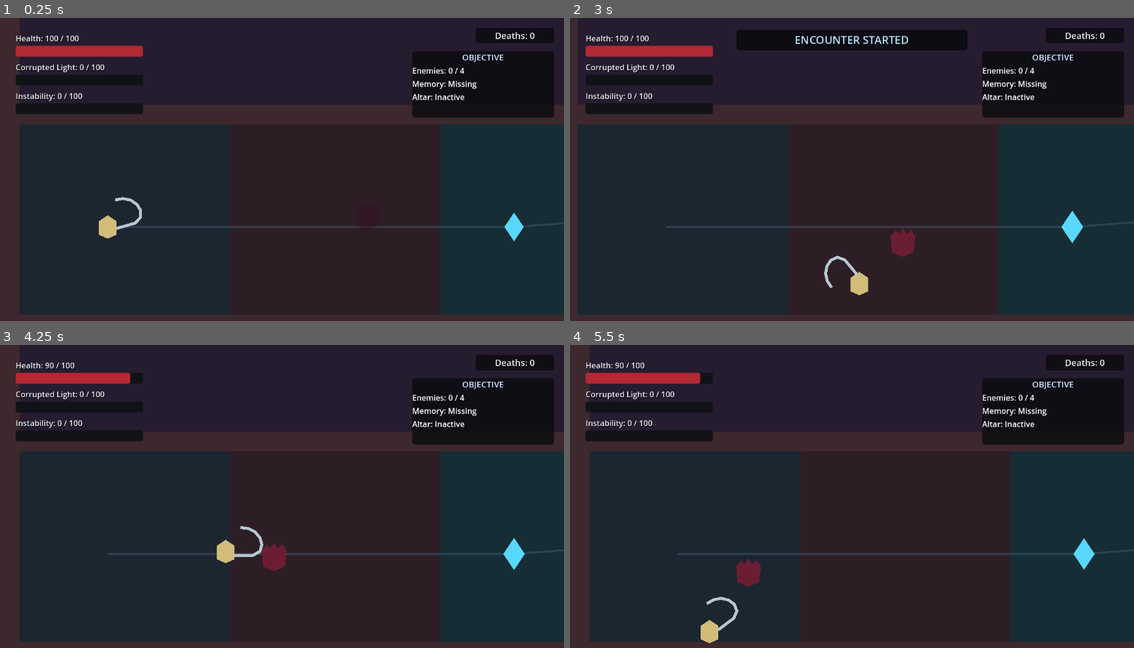
Above: before the commit, frames 1-4 (two rows, left to right).
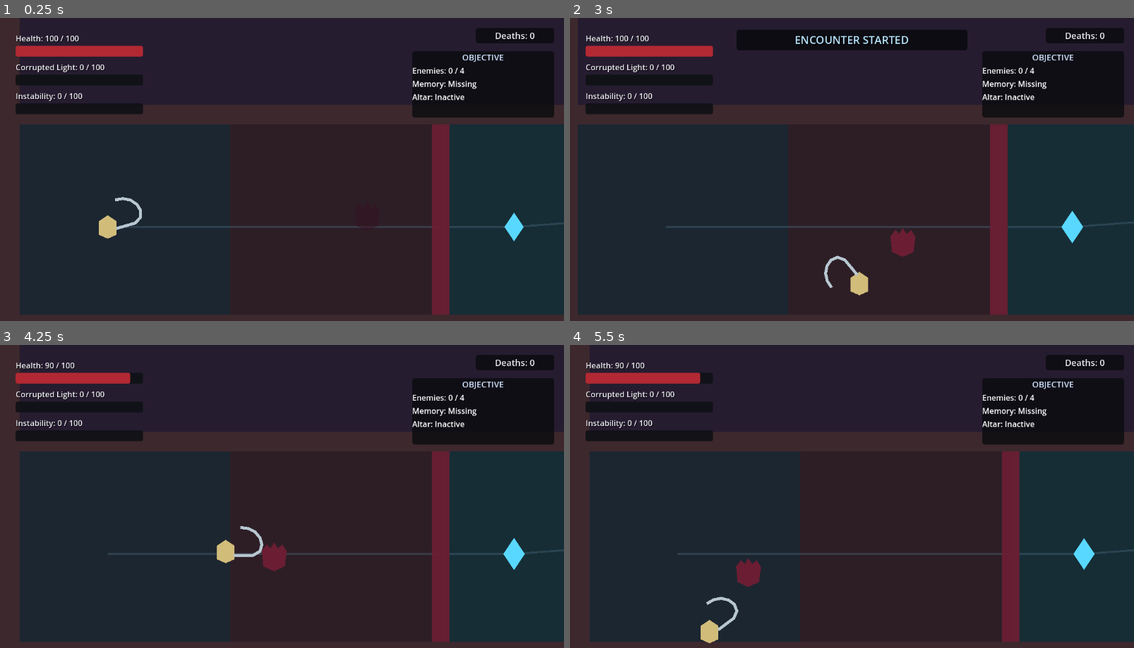
Above: after the commit, the same moments.

Repository: Fsemjr/ProjetoSolaris
Game: Godot game, scene res://scenes/levels/prototype_arena/prototype_arena.tscn
Same seed, same stepped clock (60 frames per second), same inputs: the game is played once before the commit and once after it.
Inputs (mouse positions are in pixels of both pictures, inside the frame that each line leads up to):
- Up to frame 1 (0.25 s): no input
- Up to frame 2 (3 s): tap Enter (restart_run) at 0.5 s; move the mouse to (976, 160) at 0.52 s; hold D (move_right) 0.53-1.28 s; tap E (interact) at 0.6, 1.55, 2.3, 2.85 s; move the mouse to (739, 190) at 1.27 s; hold S (move_down) 1.28-2.03 s; click (739, 190) at 1.35 s; move the mouse to (908, 105) at 2.02 s; hold D (move_right) 2.03-2.78 s; tap Space (dodge) at 2.1 s; move the mouse to (823, 239) at 2.77 s; hold W (move_up) from 2.78 s (still down)
- Up to frame 3 (4.25 s): move the mouse to (451, 551) at 3.52 s; release W (move_up) at 3.53 s; hold A (move_left) from 3.53 s (still down); tap E (interact) at 3.6 s
- Up to frame 4 (5.5 s): move the mouse to (682, 457) at 4.27 s; click (682, 457) at 4.35 s; tap E (interact) at 4.55, 5.3 s; move the mouse to (880, 502) at 5.02 s; release A (move_left) at 5.03 s; hold S (move_down) from 5.03 s (still down); tap Space (dodge) at 5.1 s

The runs differ from the first frame. In frame 1, 2.0% of the frame differs, in the area x 76-80%, y 35-98%; in frame 2, 2.0%; in frame 3, 2.0%; in frame 4, 2.0%.

Commit message:
feat: add progression gates to first level

Diff:
--- a/scenes/levels/prototype_arena/prototype_arena.tscn
+++ b/scenes/levels/prototype_arena/prototype_arena.tscn
@@ -8,6 +8,7 @@
 [ext_resource type="PackedScene" path="res://scenes/objects/memory_fragment/memory_fragment.tscn" id="6_memory"]
 [ext_resource type="PackedScene" path="res://scenes/objects/arena_exit/arena_exit.tscn" id="7_exit"]
 [ext_resource type="PackedScene" path="res://scenes/systems/encounter_zone/encounter_zone.tscn" id="8_encounter"]
+[ext_resource type="PackedScene" path="res://scenes/objects/progression_gate/progression_gate.tscn" id="9_gate"]
 
 [sub_resource type="RectangleShape2D" id="RectangleShape2D_horizontal"]
 size = Vector2(2400, 40)
@@ -195,6 +196,20 @@
 enemy_spawn_ids = Array[StringName]([&"enemy_spawn_04"])
 zone_size = Vector2(700, 60)
 
+[node name="ProgressionGates" type="Node2D" parent="."]
+
+[node name="Gate01" parent="ProgressionGates" instance=ExtResource("9_gate")]
+position = Vector2(900, 1165)
+gate_id = &"gate_01"
+required_encounter_id = &"encounter_01"
+gate_size = Vector2(36, 390)
+
+[node name="Gate02" parent="ProgressionGates" instance=ExtResource("9_gate")]
+position = Vector2(395, 450)
+gate_id = &"gate_02"
+required_encounter_id = &"encounter_02"
+gate_size = Vector2(710, 36)
+
 [node name="PlayerSpawn" type="Marker2D" parent="."]
 position = Vector2(220, 1180)
 
--- /dev/null
+++ b/scenes/objects/progression_gate/progression_gate.tscn
@@ -0,0 +1,36 @@
+[gd_scene load_steps=4 format=3]
+
+[ext_resource type="Script" path="res://scripts/objects/progression_gate.gd" id="1_gate"]
+
+[sub_resource type="RectangleShape2D" id="Rectangle_gate"]
+size = Vector2(40, 240)
+
+[sub_resource type="RectangleShape2D" id="Rectangle_interaction"]
+size = Vector2(136, 336)
+
+[node name="ProgressionGate" type="StaticBody2D" groups=["progression_gates"]]
+collision_layer = 1
+collision_mask = 0
+script = ExtResource("1_gate")
+
+[node name="LockedVisual" type="Polygon2D" parent="."]
+z_index = 2
+color = Color(0.42, 0.12, 0.2, 0.94)
+polygon = PackedVector2Array(-20, -120, 20, -120, 20, 120, -20, 120)
+
+[node name="OpenVisual" type="Polygon2D" parent="."]
+visible = false
+z_index = 1
+color = Color(0.18, 0.72, 0.9, 0.14)
+polygon = PackedVector2Array(-20, -120, 20, -120, 20, 120, -20, 120)
+
+[node name="CollisionShape2D" type="CollisionShape2D" parent="."]
+shape = SubResource("Rectangle_gate")
+
+[node name="InteractionArea" type="Area2D" parent="."]
+collision_layer = 0
+collision_mask = 2
+monitorable = false
+
+[node name="CollisionShape2D" type="CollisionShape2D" parent="InteractionArea"]
+shape = SubResource("Rectangle_interaction")
--- /dev/null
+++ b/scripts/objects/progression_gate.gd
@@ -0,0 +1,212 @@
+@tool
+class_name ProgressionGate
+extends StaticBody2D
+
+signal gate_opened(gate_id: StringName)
+signal gate_state_changed(gate_id: StringName, is_open: bool)
+signal interaction_available(gate: ProgressionGate)
+signal interaction_unavailable(gate: ProgressionGate)
+
+@export var gate_id: StringName = &""
+@export var required_encounter_id: StringName = &""
+@export var opening_duration: float = 0.3
+@export var gate_size: Vector2 = Vector2(40.0, 240.0):
+	set(value):
+		gate_size = Vector2(maxf(value.x, 1.0), maxf(value.y, 1.0))
+		_update_geometry()
+@export var interaction_margin: Vector2 = Vector2(96.0, 96.0):
+	set(value):
+		interaction_margin = Vector2(
+			maxf(value.x, 0.0),
+			maxf(value.y, 0.0)
+		)
+		_update_geometry()
+
+@onready var locked_visual: Polygon2D = $LockedVisual
+@onready var open_visual: Polygon2D = $OpenVisual
+@onready var body_collision: CollisionShape2D = $CollisionShape2D
+@onready var interaction_area: Area2D = $InteractionArea
+@onready var interaction_collision: CollisionShape2D = (
+	$InteractionArea/CollisionShape2D
+)
+
+var is_open: bool = false
+var nearby_player: CharacterBody2D = null
+var _opening_tween: Tween = null
+
+
+func _ready() -> void:
+	_update_geometry()
+	if Engine.is_editor_hint():
+		return
+	if GameState == null or not is_instance_valid(GameState):
+		push_error("ProgressionGate requires the GameState Autoload.")
+		_apply_closed_state()
+		return
+	if gate_id == &"" or required_encounter_id == &"":
+		push_error("ProgressionGate requires gate and encounter IDs.")
+		_apply_closed_state()
+		return
+
+	if not interaction_area.body_entered.is_connected(
+		_on_interaction_body_entered
+	):
+		interaction_area.body_entered.connect(
+			_on_interaction_body_entered
+		)
+	if not interaction_area.body_exited.is_connected(
+		_on_interaction_body_exited
+	):
+		interaction_area.body_exited.connect(
+			_on_interaction_body_exited
+		)
+
+	if GameState.is_encounter_completed(required_encounter_id):
+		_apply_open_state(false)
+	else:
+		_apply_closed_state()
+
+
+func open_gate() -> bool:
+	if is_open:
+		return false
+	_apply_open_state(true)
+	gate_opened.emit(gate_id)
+	gate_state_changed.emit(gate_id, true)
+	return true
+
+
+func has_nearby_player() -> bool:
+	return (
+		not is_open
+		and nearby_player != null
+		and is_instance_valid(nearby_player)
+	)
+
+
+func get_prompt_text() -> String:
+	return "The path is sealed"
+
+
+func _apply_closed_state() -> void:
+	_stop_opening_tween()
+	is_open = false
+	nearby_player = null
+	locked_visual.show()
+	locked_visual.modulate = Color.WHITE
+	locked_visual.scale = Vector2.ONE
+	open_visual.hide()
+	body_collision.disabled = false
+	interaction_area.monitoring = true
+	interaction_collision.disabled = false
+
+
+func _apply_open_state(animate: bool) -> void:
+	_stop_opening_tween()
+	is_open = true
+	if nearby_player != null and is_instance_valid(nearby_player):
+		interaction_unavailable.emit(self)
+	nearby_player = null
+	body_collision.set_deferred(&"disabled", true)
+	interaction_area.set_deferred(&"monitoring", false)
+	interaction_collision.set_deferred(&"disabled", true)
+	open_visual.show()
+
+	if not animate:
+		locked_visual.hide()
+		locked_visual.modulate = Color.WHITE
+		locked_visual.scale = Vector2.ONE
+		return
+
+	locked_visual.show()
+	locked_visual.modulate = Color.WHITE
+	locked_visual.scale = Vector2.ONE
+	var target_scale: Vector2 = (
+		Vector2(0.08, 1.0)
+		if gate_size.y >= gate_size.x
+		else Vector2(1.0, 0.08)
+	)
+	_opening_tween = create_tween().set_parallel()
+	_opening_tween.tween_property(
+		locked_visual,
+		^"modulate:a",
+		0.0,
+		maxf(opening_duration, 0.001)
+	)
+	_opening_tween.tween_property(
+		locked_visual,
+		^"scale",
+		target_scale,
+		maxf(opening_duration, 0.001)
+	).set_trans(Tween.TRANS_QUAD).set_ease(Tween.EASE_IN)
+	_opening_tween.chain().tween_callback(_finish_opening_visual)
+
+
+func _finish_opening_visual() -> void:
+	locked_visual.hide()
+	locked_visual.modulate = Color.WHITE
+	locked_visual.scale = Vector2.ONE
+	_opening_tween = null
+
+
+func _stop_opening_tween() -> void:
+	if _opening_tween != null and _opening_tween.is_valid():
+		_opening_tween.kill()
+	_opening_tween = null
+
+
+func _on_interaction_body_entered(body: Node2D) -> void:
+	if is_open:
+		return
+	var player: CharacterBody2D = body as CharacterBody2D
+	if player == null:
+		return
+	nearby_player = player
+	interaction_available.emit(self)
+
+
+func _on_interaction_body_exited(body: Node2D) -> void:
+	if body != nearby_player:
+		return
+	nearby_player = null
+	interaction_unavailable.emit(self)
+
+
+func _update_geometry() -> void:
+	_update_shape(^"CollisionShape2D", gate_size)
+	_update_shape(
+		^"InteractionArea/CollisionShape2D",
+		gate_size + interaction_margin
+	)
+	_update_visual(^"LockedVisual", gate_size)
+	_update_visual(^"OpenVisual", gate_size)
+
+
+func _update_shape(path: NodePath, size: Vector2) -> void:
+	var collision: CollisionShape2D = get_node_or_null(
+		path
+	) as CollisionShape2D
+	if collision == null or not collision.shape is RectangleShape2D:
+		return
+	var rectangle: RectangleShape2D = (
+		collision.shape.duplicate() as RectangleShape2D
+	)
+	rectangle.size = size
+	collision.shape = rectangle
+
+
+func _update_visual(path: NodePath, size: Vector2) -> void:
+	var visual: Polygon2D = get_node_or_null(path) as Polygon2D
+	if visual == null:
+		return
+	var half_size: Vector2 = size * 0.5
+	visual.polygon = PackedVector2Array([
+		Vector2(-half_size.x, -half_size.y),
+		Vector2(half_size.x, -half_size.y),
+		Vector2(half_size.x, half_size.y),
+		Vector2(-half_size.x, half_size.y),
+	])
+
+
+func _exit_tree() -> void:
+	_stop_opening_tween()
--- a/scripts/ui/player_hud.gd
+++ b/scripts/ui/player_hud.gd
@@ -68,6 +68,9 @@
 var _observed_arena_exits: Array[ArenaExit] = []
 var _available_arena_exits: Array[ArenaExit] = []
 var _active_prompt_arena_exit: ArenaExit = null
+var _observed_gates: Array[ProgressionGate] = []
+var _available_gates: Array[ProgressionGate] = []
+var _active_prompt_gate: ProgressionGate = null
 var _restart_requested: bool = false
 
 const REQUIRED_ENEMY_SPAWN_COUNT: int = 4
@@ -377,6 +380,35 @@
 	)
 	if arena_exit.has_nearby_player():
 		_on_arena_exit_interaction_available(arena_exit)
+
+
+func observe_gate(gate: ProgressionGate) -> void:
+	if (
+		gate == null
+		or not is_instance_valid(gate)
+		or _observed_gates.has(gate)
+	):
+		return
+	_observed_gates.append(gate)
+	if not gate.interaction_available.is_connected(
+		_on_gate_interaction_available
+	):
+		gate.interaction_available.connect(
+			_on_gate_interaction_available
+		)
+	if not gate.interaction_unavailable.is_connected(
+		_on_gate_interaction_unavailable
+	):
+		gate.interaction_unavailable.connect(
+			_on_gate_interaction_unavailable
+		)
+	if not gate.gate_opened.is_connected(_on_gate_opened):
+		gate.gate_opened.connect(_on_gate_opened)
+	var exiting_callback: Callable = _on_gate_tree_exiting.bind(gate)
+	if not gate.tree_exiting.is_connected(exiting_callback):
+		gate.tree_exiting.connect(exiting_callback)
+	if gate.has_nearby_player():
+		_on_gate_interaction_available(gate)
 
 
 func _disconnect_player_components() -> void:
@@ -731,6 +763,37 @@
 	_refresh_interaction_prompt()
 
 
+func _on_gate_interaction_available(gate: ProgressionGate) -> void:
+	if (
+		gate == null
+		or not is_instance_valid(gate)
+		or gate.is_open
+	):
+		return
+	if not _available_gates.has(gate):
+		_available_gates.append(gate)
+	_refresh_interaction_prompt()
+
+
+func _on_gate_interaction_unavailable(gate: ProgressionGate) -> void:
+	_available_gates.erase(gate)
+	if _active_prompt_gate == gate:
+		_active_prompt_gate = null
+	_refresh_interaction_prompt()
+
+
+func _on_gate_opened(_gate_id: StringName) -> void:
+	_show_encounter_message("PATH OPENED")
+
+
+func _on_gate_tree_exiting(gate: ProgressionGate) -> void:
+	_observed_gates.erase(gate)
+	_available_gates.erase(gate)
+	if _active_prompt_gate == gate:
+		_active_prompt_gate = null
+	_refresh_interaction_prompt()
+
+
 func _refresh_interaction_prompt() -> void:
 	if completion_overlay.visible:
 		_hide_interaction_prompt()
@@ -744,6 +807,7 @@
 	_remove_invalid_available_altars()
 	_remove_invalid_available_memories()
 	_remove_invalid_available_arena_exits()
+	_remove_invalid_available_gates()
 	if not _available_cores.is_empty():
 		_active_prompt_core = _available_cores.back()
 		_active_prompt_altar = null
@@ -768,6 +832,14 @@
 		return
 
 	_active_prompt_altar = null
+	if not _available_gates.is_empty():
+		_active_prompt_gate = _available_gates.back()
+		_active_prompt_arena_exit = null
+		interaction_prompt.text = _active_prompt_gate.get_prompt_text()
+		interaction_prompt.show()
+		return
+
+	_active_prompt_gate = null
 	if not _available_arena_exits.is_empty():
 		_active_prompt_arena_exit = _available_arena_exits.back()
 		interaction_prompt.text = (
@@ -825,6 +897,17 @@
 			_available_arena_exits.remove_at(index)
 
 
+func _remove_invalid_available_gates() -> void:
+	for index: int in range(_available_gates.size() - 1, -1, -1):
+		var gate: ProgressionGate = _available_gates[index]
+		if (
+			gate == null
+			or not is_instance_valid(gate)
+			or gate.is_open
+		):
+			_available_gates.remove_at(index)
+
+
 func _hide_interaction_prompt() -> void:
 	interaction_prompt.text = "Press E to interact"
 	interaction_prompt.hide()
--- a/scripts/world/prototype_arena.gd
+++ b/scripts/world/prototype_arena.gd
@@ -4,6 +4,7 @@
 @onready var objects: Node2D = $Objects
 @onready var pickups: Node2D = $Pickups
 @onready var encounter_zones: Node2D = $EncounterZones
+@onready var progression_gates: Node2D = $ProgressionGates
 @onready var player: CharacterBody2D = $Entities/Player
 @onready var player_spawn: Marker2D = $PlayerSpawn
 @onready var player_hud: PlayerHUD = $CanvasLayer/PlayerHUD
@@ -41,6 +42,7 @@
 		if arena_exit != null:
 			player_hud.observe_arena_exit(arena_exit)
 
+	_configure_progression_gates()
 	_register_common_enemy_spawns()
 	_configure_encounters()
 	for entity: Node in entities.get_children():
@@ -256,6 +258,22 @@
 		)
 
 
+func _configure_progression_gates() -> void:
+	var registered_gate_ids: Array[StringName] = []
+	for child: Node in progression_gates.get_children():
+		var gate: ProgressionGate = child as ProgressionGate
+		if gate == null:
+			continue
+		if gate.gate_id == &"" or gate.required_encounter_id == &"":
+			push_error("ProgressionGate requires gate and encounter IDs.")
+			continue
+		if registered_gate_ids.has(gate.gate_id):
+			push_error("ProgressionGate IDs must be unique.")
+			continue
+		registered_gate_ids.append(gate.gate_id)
+		player_hud.observe_gate(gate)
+
+
 func _has_registered_spawn(spawn_id: StringName) -> bool:
 	for spawn: Dictionary in _common_enemy_spawns:
 		if spawn.get("id", &"") as StringName == spawn_id:
@@ -355,6 +373,12 @@
 		_on_respawn_point_changed
 	):
 		GameState.respawn_point_changed.connect(_on_respawn_point_changed)
+	if not GameState.encounter_completed.is_connected(
+		_on_encounter_completed_for_gates
+	):
+		GameState.encounter_completed.connect(
+			_on_encounter_completed_for_gates
+		)
 
 
 func _evaluate_arena_objective() -> void:
@@ -370,6 +394,18 @@
 	_altar_id: StringName
 ) -> void:
 	_evaluate_arena_objective()
+
+
+func _on_encounter_completed_for_gates(
+	encounter_id: StringName
+) -> void:
+	for child: Node in progression_gates.get_children():
+		var gate: ProgressionGate = child as ProgressionGate
+		if (
+			gate != null
+			and gate.required_encounter_id == encounter_id
+		):
+			gate.open_gate()
 
 
 func _exit_tree() -> void:
@@ -383,3 +419,9 @@
 		GameState.respawn_point_changed.disconnect(
 			_on_respawn_point_changed
 		)
+	if GameState.encounter_completed.is_connected(
+		_on_encounter_completed_for_gates
+	):
+		GameState.encounter_completed.disconnect(
+			_on_encounter_completed_for_gates
+		)
Not shown: 1 places in scenes/levels/prototype_arena/prototype_arena.tscn that only renumber resources
Not shown, added: scripts/objects/progression_gate.gd.uid
Not shown, added: PROGRESSION_GATES.md
Not shown, changed: TASKS.md
